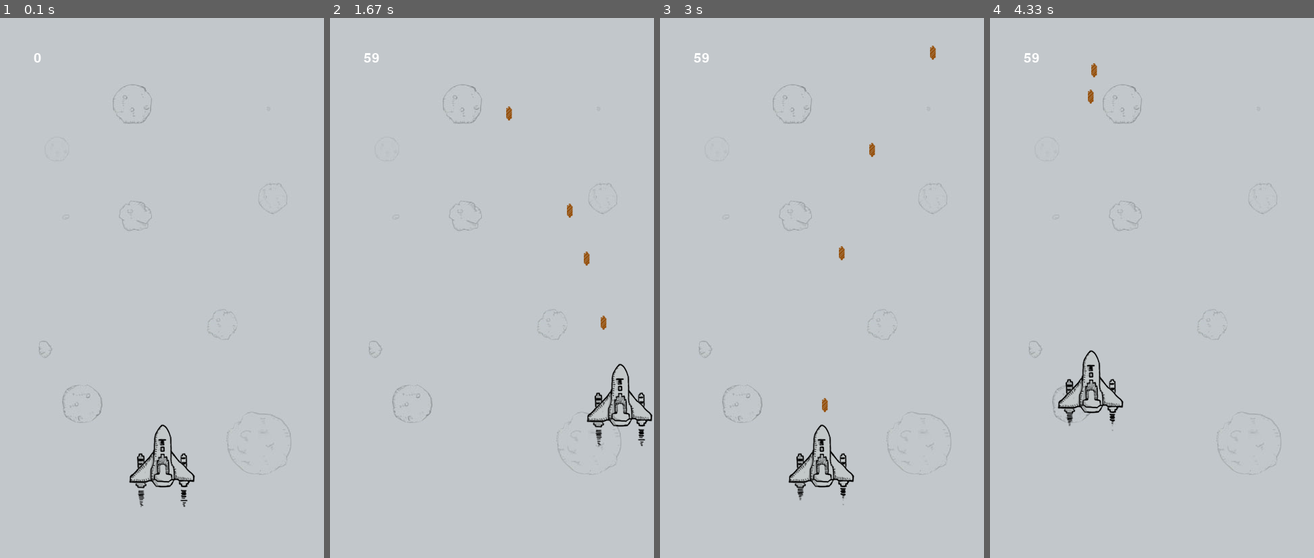
Above: before the commit, frames 1-4 (left to right).
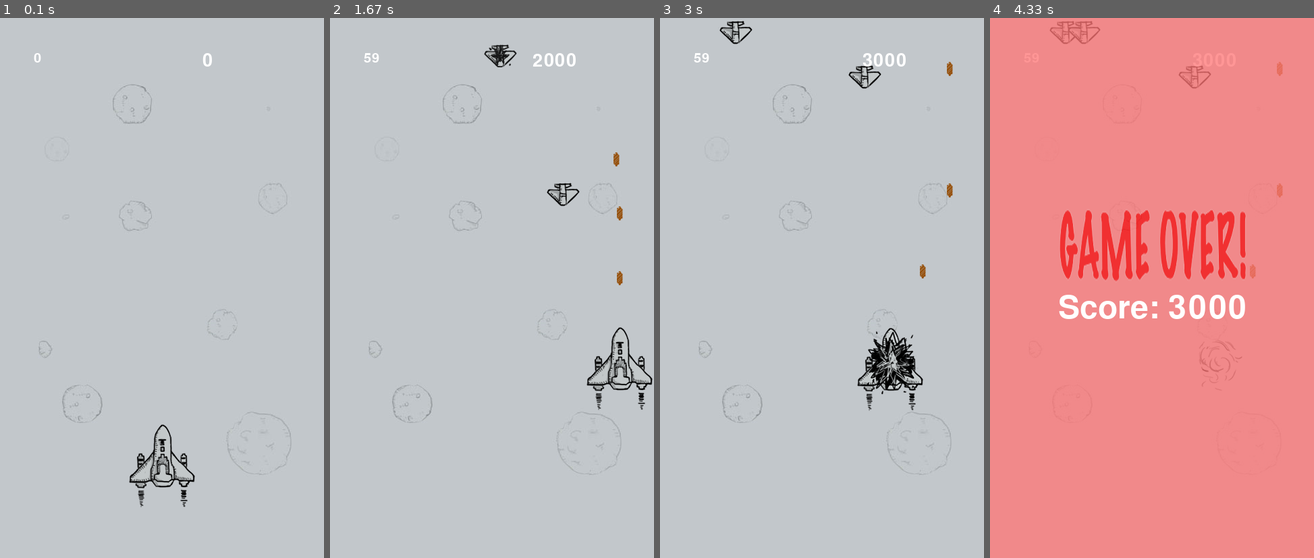
Above: after the commit, the same moments.

Repository: Ota1123/ShootingGamePyGame
Game: pygame game, started from GameMain.py
The game is run twice, just before and just after one commit, with the same random seed, the same clock (stepped at 60 frames per second) and the same inputs.
Inputs:
- Up to frame 1 (0.1 s): no input
- Up to frame 2 (1.67 s): tap Space at 0.33, 0.73, 1.03, 1.23, 1.57 s; hold Right 0.67-1.13 s; hold Up 1.17-1.47 s; hold Right from 1.5 s (still down)
- Up to frame 3 (3 s): tap Space at 1.87, 2.07, 2.37, 2.63, 2.97 s; release Right at 1.97 s; hold Left 2-2.53 s; hold Down 2.57-2.87 s; hold Left from 2.9 s (still down)
- Up to frame 4 (4.33 s): tap Space at 3.27, 3.4 s; release Left at 3.3 s; hold Up 3.33-3.7 s

The runs differ from the first frame. In frame 1, less than 0.1% of the frame differs, in the area x 62-66%, y 6-9%; in frame 2, 2.3%; in frame 3, 3.0%; in frame 4, 100%, in the area x 0-100%, y 0-100%.

Commit message:
Finish the game!!! 	- Add enemy spawn and collision detection 	- Add score counter 	- Add sound and music
I may update it later to add different types of enemy plane and bullets.

Signed-off-by: ZeyuWilliamFan <fzy951113@gmail.com>

Diff:
--- a/GameMain.py
+++ b/GameMain.py
@@ -12,11 +12,33 @@
 player_animate_counter = 0
 player_explode_animate_counter = 2 * PLAYER_PLANE_EXPLODE_ANIMATE_FREQ
 
-PLAYER_SHOOT_FREQ = 8
+PLAYER_SHOOT_FREQ = 10
 player_shoot_counter = 0
 bullet_available = True
 
+
+ENEMY_INITIAL_SPAWN_FREQ = 30
+enemy_spwan_freq = 30
+ENEMY_EXPLODE_ANIMATE_FREQ = 10
+enemy_spawn_counter = 0
+enemies = pygame.sprite.Group()
+enemies_down = pygame.sprite.Group()
+enemy = None
+
+score = 0
+
 pygame.init()
+
+# Music and sound loading
+PLAYER_SHOOT_SOUND = pygame.mixer.Sound('resources/sound/bullet.wav')
+ENEMY_EXPLODE_SOUND = pygame.mixer.Sound('resources/sound/enemy1_down.wav')
+GAME_OVER_SOUND = pygame.mixer.Sound('resources/sound/game_over.wav')
+PLAYER_SHOOT_SOUND.set_volume(0.3)
+ENEMY_EXPLODE_SOUND.set_volume(0.3)
+GAME_OVER_SOUND.set_volume(0.3)
+pygame.mixer.music.load('resources/sound/game_music.wav')
+pygame.mixer.music.play(-1, 0.0)
+pygame.mixer.music.set_volume(0.25)
 
 done = False
 
@@ -26,10 +48,15 @@
 
 from component_class import *
 
-font = pygame.font.Font(None, 30)
+fps_font = pygame.font.Font(None, 30)
+in_game_score_font = pygame.font.Font(None, 40)
+game_over_score_font = pygame.font.Font(None, 70)
+
 clock = pygame.time.Clock()
 
 BACKGROUND_IMG = pygame.image.load('resources/image/background.png').convert()
+GAME_OVER_IMG = pygame.image.load('resources/image/gameover.png')
+
 
 player = Player(PLAYER_INIT_POSITION)
 
@@ -47,19 +74,29 @@
     main_screen.blit(BACKGROUND_IMG, (0, 0))
 
     # For displaying FPS on top left corner.
-    fps = font.render(str(int(clock.get_fps())), True, pygame.Color('white'))
+    fps = fps_font.render(str(int(clock.get_fps())), True, pygame.Color('white'))
     main_screen.blit(fps, (50, 50))
 
     player_animate_counter += 1
     if player_animate_counter >= 2 * PLAYER_PLANE_ANIMATE_FREQ:
         player_animate_counter = 0
 
-
     if not bullet_available:
         player_shoot_counter += 1
     if player_shoot_counter >= PLAYER_SHOOT_FREQ:
         bullet_available = True
         player_shoot_counter = 0
+
+
+    # Spawn enemy in a certain frequency, which increases with the score.
+    if enemy_spwan_freq > 5:
+        enemy_spwan_freq = ENEMY_INITIAL_SPAWN_FREQ - score // 10000
+
+    enemy_spawn_counter += 1
+    if enemy_spawn_counter >= enemy_spwan_freq:
+        enemy_spawn_counter = 0
+        enemy = Enemy('SMALL')
+        enemies.add(enemy)
 
     # Key press event tracking
     if not player.got_hit:
@@ -75,12 +112,32 @@
         if key_press[K_SPACE]:
             if bullet_available:
                 player.shoot('SINGLE_NORMAL')
+                PLAYER_SHOOT_SOUND.play()
                 bullet_available = False
 
-    for bullet in player.bullets:
-        bullet.move()
-        if bullet.rect.bottom <= 0:
-            player.bullets.remove(bullet)
+    if not player.got_hit is True:
+        # For bullet out of screen, remove them
+        for bullet in player.bullets:
+            bullet.move()
+            if bullet.rect.bottom <= 0:
+                player.bullets.remove(bullet)
+
+        # Move enemry and see if it crashed on player or out of screen
+        for enemy in enemies:
+            enemy.move()
+            if pygame.sprite.collide_mask(enemy, player):
+                player.got_hit = True
+                GAME_OVER_SOUND.play()
+                enemies_down.add(enemy)
+                enemies.remove(enemy)
+            if enemy.rect.top >= SCREEN_HEIGHT:
+                enemies.remove(enemy)
+        # Find enemies planes that got hit by bullets
+        enemies_got_hit = pygame.sprite.groupcollide(enemies, player.bullets, 1, 1)
+
+        for enemy in enemies_got_hit.keys():
+            ENEMY_EXPLODE_SOUND.play()
+            enemies_down.add(enemy)
 
     # Draw the player plane with animation
     if not player.got_hit:
@@ -95,6 +152,23 @@
             done = True
 
     player.bullets.draw(main_screen)
+    enemies.draw(main_screen)
+
+    # Draw animation of enermy explosion
+    for enemy in enemies_down:
+        if enemy.explode_img_index == 0:
+            score += 1000
+        if enemy.explode_img_index >= len(enemy.explode_image) * ENEMY_EXPLODE_ANIMATE_FREQ:
+            enemies_down.remove(enemy)
+        else:
+            index = enemy.explode_img_index // ENEMY_EXPLODE_ANIMATE_FREQ
+            main_screen.blit(enemy.explode_image[index], enemy.rect)
+            enemy.explode_img_index += 1
+
+
+    # For displaying score on top right corner.
+    score_text = in_game_score_font.render(str(score), True, pygame.Color('white'))
+    main_screen.blit(score_text, (300, 50))
 
     pygame.display.update()
 
@@ -102,5 +176,20 @@
         if event.type == pygame.QUIT:
             done = True
 
-pygame.quit()
-sys.exit()
+# Display Game Over Image
+main_screen.blit(GAME_OVER_IMG, (0, 0))
+
+# Display Final score in center of screen
+final_score_text = game_over_score_font.render('Score: '+ str(score), True, pygame.Color('white'))
+text_rect = final_score_text.get_rect()
+text_rect.centerx = main_screen.get_rect().centerx
+text_rect.centery = main_screen.get_rect().centery + 30
+main_screen.blit(final_score_text, text_rect)
+
+pygame.display.update()
+
+while True:
+    for event in pygame.event.get():
+        if event.type == pygame.QUIT:
+            pygame.quit()
+            exit()
--- a/component_class.py
+++ b/component_class.py
@@ -1,4 +1,5 @@
 import pygame
+import random
 from pygame.locals import *
 
 GAME_IMG = pygame.image.load('resources/image/shoot.png').convert_alpha()
@@ -26,12 +27,12 @@
                 GAME_IMG.subsurface((930, 697, 57, 43))]
 }
 
-PLAYER_SPEED = 5
+PLAYER_SPEED = 8
 
-PLAYER_BULLET_SPEED = 8
+PLAYER_BULLET_SPEED = 10
 
 ENEMY_SPEED = {
-    'SMALL': 2
+    'SMALL': 6
 }
 
 SCREEN_WIDTH = 480
@@ -61,6 +62,7 @@
        self.speed = PLAYER_SPEED
        self.bullets = pygame.sprite.Group()
        self.img_index = 0
+       self.mask = pygame.mask.from_surface(self.image[0])
        self.got_hit = False
 
     def shoot(self, bullet_type):
@@ -88,13 +90,15 @@
             self.rect.right = SCREEN_WIDTH
 
 class Enemy(pygame.sprite.Sprite):
-    def __init__(self, enemy_type, init_position):
+    def __init__(self, enemy_type):
         pygame.sprite.Sprite.__init__(self)
         self.image = ENEMY_IMG[enemy_type]
         self.explode_image = ENEMY_EXPLODE_IMG[enemy_type]
         self.rect = self.image.get_rect()
-        self.rect.topleft = init_pos
+        self.rect.topleft = [random.randint(0, SCREEN_WIDTH - self.rect.width), 0]
         self.speed = ENEMY_SPEED[enemy_type]
+        self.mask = pygame.mask.from_surface(self.image)
+        self.explode_img_index = 0
 
     def move(self):
         self.rect.top += self.speed
